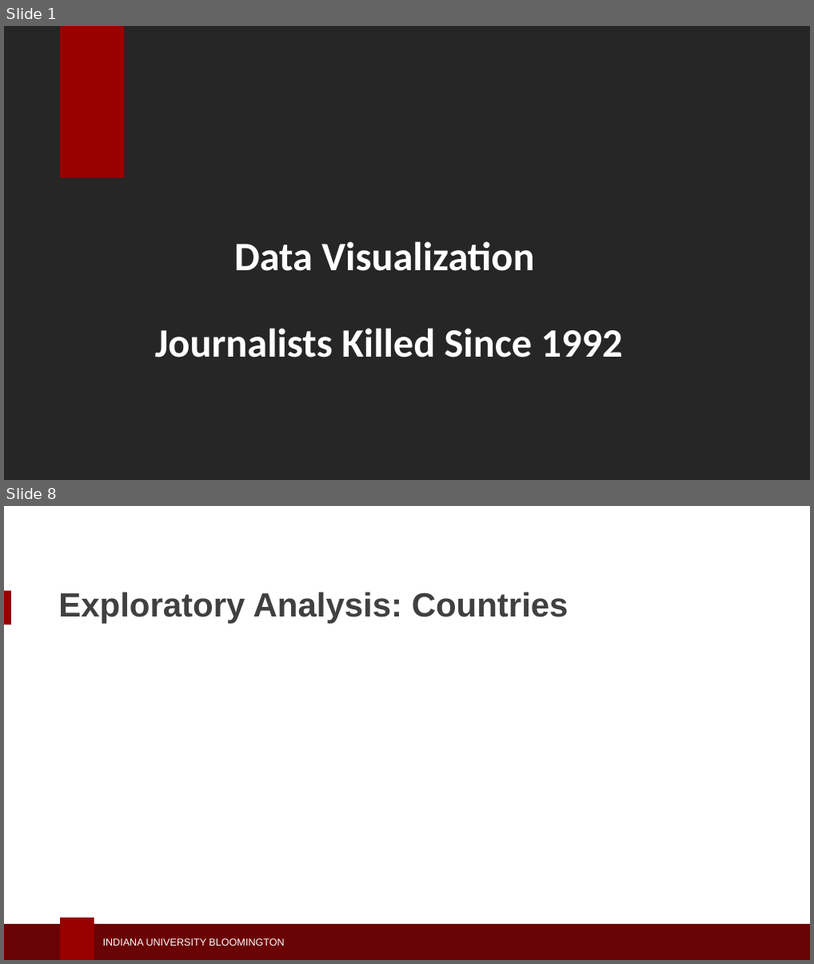
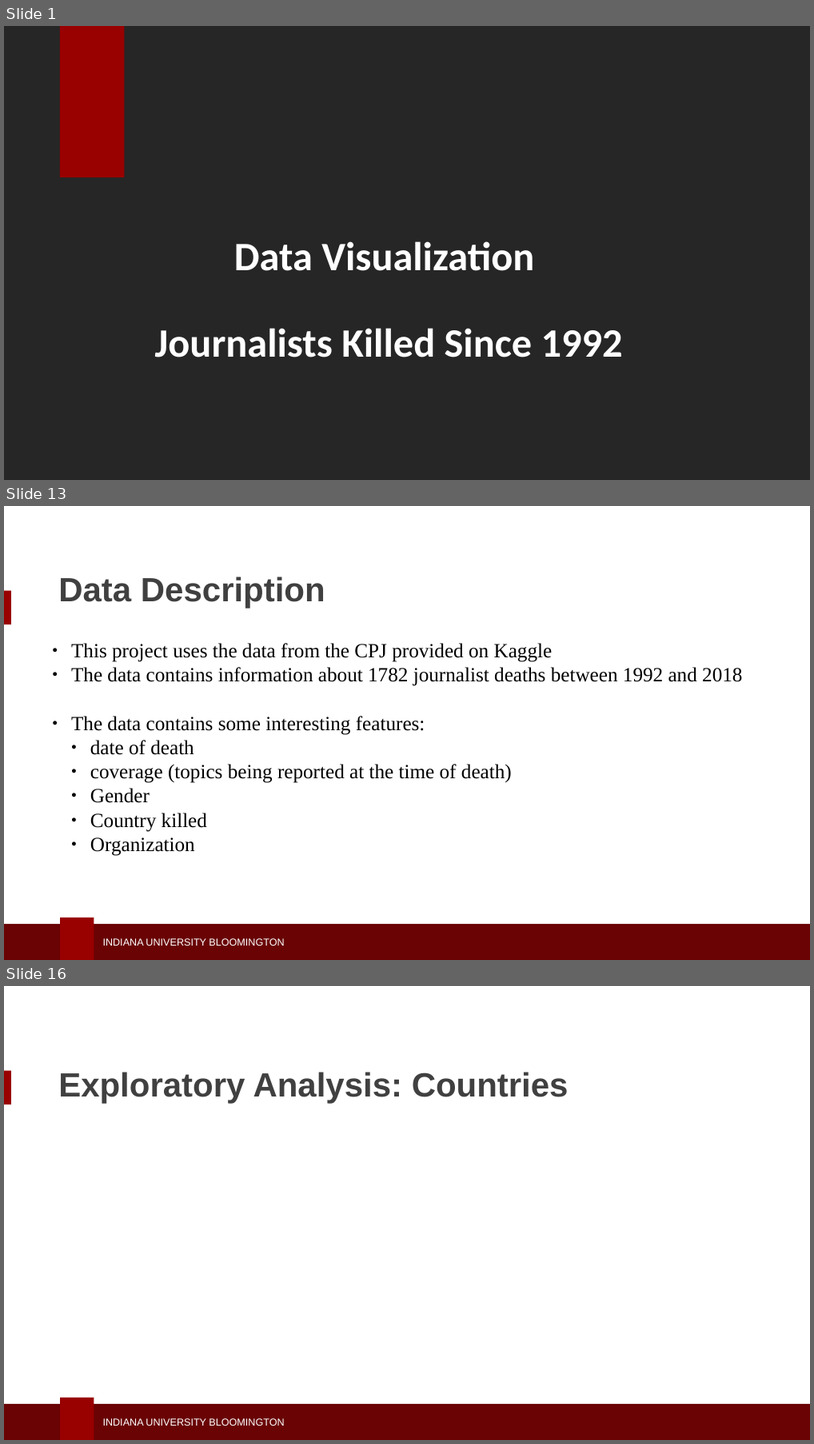
Before and after one commit to seashiva94/data_viz_project, a slide deck: dviz_ppt.pptx. Shown one above the other, each under a label of ours: slides 1 and 8 before the commit, slides 1, 13 and 16 after it; the slides between them are not shown. The pictures are 814x964 and 814x1444 pixels, drawn with LibreOffice and Linux fonts; fonts in the diff are those of the drawing; background and template pictures are left out. Boxes give left, top, right and bottom in pixels: in the first picture for what was removed or moved away, otherwise in the second. Text is boxed around its words. In the diff, an @@ line names an element or a change of style, - is before the commit and + after.

```diff
--- a/dviz_ppt.pptx
+++ b/dviz_ppt.pptx
@@ slide 13 added at <box>4,506,810,960</box>, background #FFFFFF; not listed: 4 template elements that a slide beside it also shows @@
@@ text added at <box>58,576,326,608</box>, 30 pt, text #404041, bold @@
+Data Description
@@ text added at <box>71,643,742,856</box>, 18 pt, text #000000 @@
+● This project uses the data from the CPJ provided on Kaggle
+● The data contains information about 1782 journalist deaths between 1992 and 2018
+● The data contains some interesting features:
+  ● date of death
+  ● coverage (topics being reported at the time of death)
+  ● Gender
+  ● Country killed
+  ● Organization
@@ what was slide 8 is now slide 16 @@
```
Also in this commit, not shown: 1 slide changed, 13 other slides added, 5 slides removed, 2 other files.
